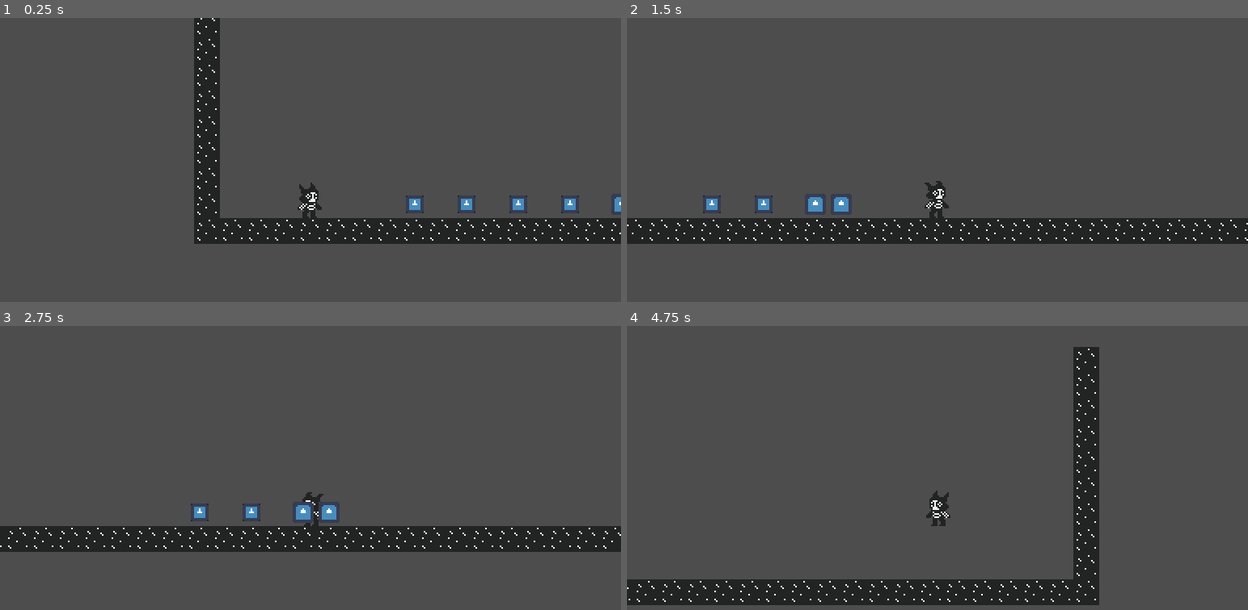
Above: before the commit, frames 1-4 (two rows, left to right).
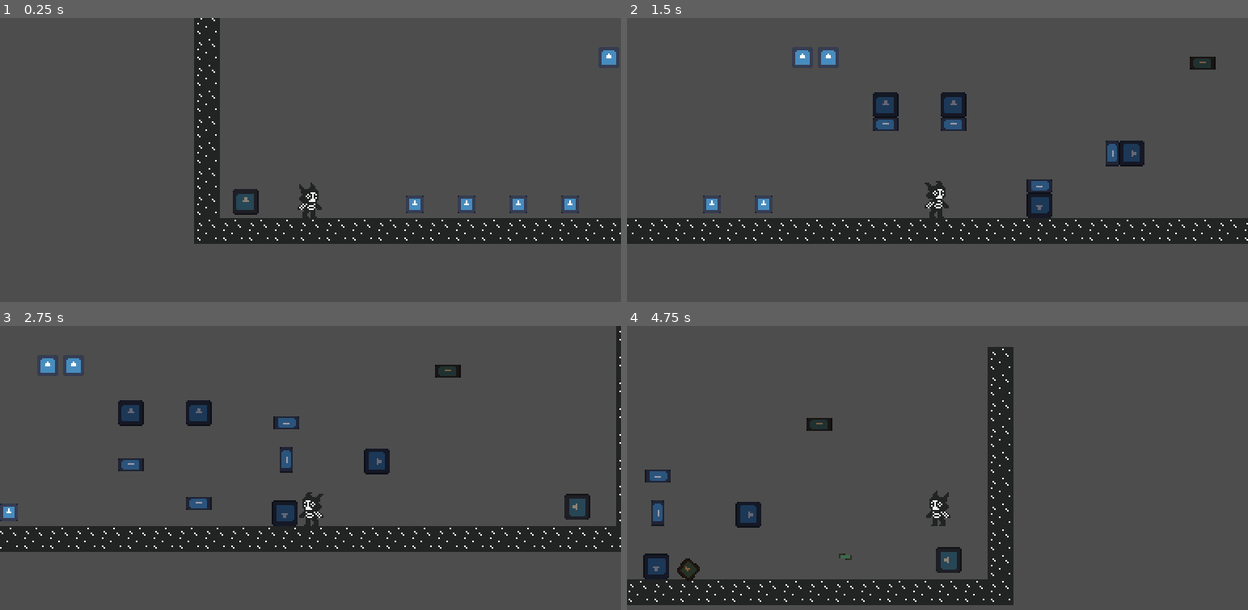
Above: after the commit, the same moments.

Repository: SpeedOfSmell/cryptid-caper
Game: Godot game, scene res://assets/game/game_screen/interactables/interactable_sandbox.tscn
Same seed, same stepped clock (60 frames per second), same inputs: the game is played once before the commit and once after it. This scene is started directly instead of the project's main scene. The engine's default icon, where the game draws it, is replaced by a stand-in: a white triangle on a blue panel in a dark square.
Inputs:
- Up to frame 1 (0.25 s): no input
- Up to frame 2 (1.5 s): tap Enter at 0.5 s; hold D (walk_right) from 0.53 s (still down); tap Shift (dash) at 0.6 s; tap Space (jump) at 0.77 s; tap S (duck) at 1.35 s
- Up to frame 3 (2.75 s): tap Space (jump) at 1.52 s; release D (walk_right) at 2.03 s; hold A (walk_left) from 2.03 s (still down); tap Shift (dash) at 2.1 s
- Up to frame 4 (4.75 s): release A (walk_left) at 2.78 s; hold D (walk_right) 2.78-4.28 s; tap S (duck) at 2.85, 4.35 s; tap Space (jump) at 3.02, 3.77, 4.52 s; tap Shift (dash) at 3.6 s; hold A (walk_left) from 4.28 s (still down)

The runs differ from the first frame. In frame 1, 0.6% of the frame differs, in the area x 37-100%, y 10-70%; in frame 2, 3.0%; in frame 3, 4.9%; in frame 4, 10%, in the area x 0-77%, y 7-99%.

Commit message:
obstacles added

Diff:
--- a/assets/game/game_screen/interactables/interactable_sandbox.tscn
+++ b/assets/game/game_screen/interactables/interactable_sandbox.tscn
@@ -5,6 +5,9 @@
 [ext_resource type="PackedScene" uid="uid://b1jbsp8xj45we" path="res://assets/game/game_screen/player/player.tscn" id="3_player"]
 [ext_resource type="PackedScene" uid="uid://d0mhcb0l0g6sy" path="res://assets/game/game_screen/interactables/relic/relic.tscn" id="4_relic"]
 [ext_resource type="PackedScene" uid="uid://bgb2sv8mxh6fd" path="res://assets/game/game_screen/interactables/obstacle/spike.tscn" id="5_spike"]
+[ext_resource type="PackedScene" uid="uid://dwjbiqvl2voqc" path="res://assets/game/game_screen/interactables/obstacle/traps/piston/piston_trap.tscn" id="6_piston"]
+[ext_resource type="PackedScene" uid="uid://dxui1ugt02bf7" path="res://assets/game/game_screen/interactables/obstacle/traps/log/log_trap.tscn" id="7_log"]
+[ext_resource type="PackedScene" uid="uid://beedmp5n2y2sx" path="res://assets/game/game_screen/interactables/obstacle/traps/dart/dart_trap.tscn" id="8_dart"]
 
 [node name="InteractableSandbox" type="Node2D" unique_id=502746101]
 script = ExtResource("1_sandbox")
@@ -27,12 +30,44 @@
 position = Vector2(136, 8)
 upgrade_type = 2
 
-[node name="DashRelic" parent="." instance=ExtResource("4_relic")]
+[node name="DashRelic" parent="." unique_id=871176782 instance=ExtResource("4_relic")]
 position = Vector2(168, 8)
 upgrade_type = 3
 
 [node name="Spike" parent="." unique_id=998460766 instance=ExtResource("5_spike")]
-position = Vector2(200, 8)
+position = Vector2(192, -83)
 
 [node name="Spike2" parent="." unique_id=1530372755 instance=ExtResource("5_spike")]
-position = Vector2(216, 8)
+position = Vector2(208, -83)
+
+[node name="PistonTrap" parent="." unique_id=1455678261 instance=ExtResource("6_piston")]
+position = Vector2(244, -54)
+
+[node name="LogTrap" parent="." unique_id=1719934265 instance=ExtResource("7_log")]
+position = Vector2(440, -80)
+roll_direction = -1
+
+[node name="DartTrap" parent="." unique_id=350469854 instance=ExtResource("8_dart")]
+position = Vector2(520, 4)
+rotation = 4.741682
+
+[node name="PistonTrap2" parent="." unique_id=1581089923 instance=ExtResource("6_piston")]
+position = Vector2(339.00003, 8)
+rotation = -3.1309774
+phase = 0.193
+
+[node name="PistonTrap3" parent="." unique_id=1446007467 instance=ExtResource("6_piston")]
+position = Vector2(396, -24)
+rotation = 1.5881419
+scale = Vector2(0.99999994, 0.99999994)
+extend_time = 0.5
+retract_time = 1.0
+
+[node name="PistonTrap4" parent="." unique_id=1155748055 instance=ExtResource("6_piston")]
+position = Vector2(286, -54)
+phase = 0.149
+
+[node name="DartTrap2" parent="." unique_id=304328767 instance=ExtResource("8_dart")]
+position = Vector2(-32, 6)
+rotation = 0.008344294
+interval = 0.5
--- a/assets/game/game_screen/interactables/obstacle/obstacle.gd
+++ b/assets/game/game_screen/interactables/obstacle/obstacle.gd
@@ -1,2 +1,6 @@
 class_name Obstacle
 extends Interactable
+
+#we have the parent super do the killing, though maybe we want to have each individual obstacle handle? but seems best
+func _on_player_touched(_player: PlayerController) -> void:
+	PlayerManager.kill()
--- a/assets/game/game_screen/interactables/obstacle/spike.gd
+++ b/assets/game/game_screen/interactables/obstacle/spike.gd
@@ -1,5 +1,2 @@
 class_name Spike
 extends Obstacle
-
-func _on_player_touched(_player: PlayerController) -> void:
-	PlayerManager.kill()
--- /dev/null
+++ b/assets/game/game_screen/interactables/obstacle/traps/dart/dart.gd
@@ -0,0 +1,26 @@
+class_name Dart
+extends Obstacle
+
+@export var speed := 220.0
+@export var max_lifetime := 3.0
+
+var _velocity := Vector2.ZERO
+var _life := 0.0
+
+func launch(direction: Vector2) -> void:
+	_velocity = direction * speed
+	rotation = direction.angle()
+
+func _ready() -> void:
+	body_entered.connect(_on_solid_entered)
+
+func _physics_process(delta: float) -> void:
+	position += _velocity * delta
+	_life += delta
+	if _life >= max_lifetime:
+		queue_free()
+
+func _on_solid_entered(body: Node2D) -> void:
+	if body is PlayerController:
+		return
+	queue_free()
--- /dev/null
+++ b/assets/game/game_screen/interactables/obstacle/traps/dart/dart.tscn
@@ -0,0 +1,22 @@
+[gd_scene format=3 uid="uid://cp3620yvroyxg"]
+
+[ext_resource type="PackedScene" uid="uid://bmi3t0kx1gnbo" path="res://assets/game/game_screen/interactables/interactable.tscn" id="1_base"]
+[ext_resource type="Script" uid="uid://cjpasiixnsjug" path="res://assets/game/game_screen/interactables/obstacle/traps/dart/dart.gd" id="2_dart"]
+[ext_resource type="Texture2D" uid="uid://bqw1cdlob2j02" path="res://icon.svg" id="3_icon"]
+
+[sub_resource type="RectangleShape2D" id="RectangleShape2D_dart"]
+size = Vector2(8, 3)
+
+[node name="Dart" unique_id=1088890121 instance=ExtResource("1_base")]
+script = ExtResource("2_dart")
+speed = 220.0
+max_lifetime = 6.0
+one_shot = true
+
+[node name="CollisionShape2D" parent="." index="0" unique_id=1821868196]
+shape = SubResource("RectangleShape2D_dart")
+
+[node name="Sprite2D" parent="." index="1" unique_id=271139163]
+modulate = Color(0.85, 0.75, 0.4, 1)
+scale = Vector2(0.0625, 0.0234375)
+texture = ExtResource("3_icon")
--- /dev/null
+++ b/assets/game/game_screen/interactables/obstacle/traps/dart/dart_trap.tscn
@@ -0,0 +1,30 @@
+[gd_scene format=3 uid="uid://beedmp5n2y2sx"]
+
+[ext_resource type="Script" uid="uid://djilk5qk3dk6y" path="res://assets/game/game_screen/interactables/obstacle/traps/obstacle_spawner.gd" id="1_spawner"]
+[ext_resource type="PackedScene" uid="uid://cp3620yvroyxg" path="res://assets/game/game_screen/interactables/obstacle/traps/dart/dart.tscn" id="2_dart"]
+[ext_resource type="Resource" uid="uid://bu6hvdg3ymq0l" path="res://assets/audio/sfx/Obstacles/Dart.tres" id="3_sfx"]
+[ext_resource type="Texture2D" uid="uid://bqw1cdlob2j02" path="res://icon.svg" id="4_icon"]
+
+[sub_resource type="RectangleShape2D" id="RectangleShape2D_block"]
+size = Vector2(16, 16)
+
+[node name="DartTrap" type="Node2D" unique_id=1945229119 node_paths=PackedStringArray("spawn_point")]
+script = ExtResource("1_spawner")
+obstacle_scene = ExtResource("2_dart")
+spawn_point = NodePath("SpawnPoint")
+interval = 1.5
+fire_sfx = ExtResource("3_sfx")
+
+[node name="Block" type="StaticBody2D" parent="." unique_id=2138832340]
+
+[node name="CollisionShape2D" type="CollisionShape2D" parent="Block" unique_id=173938244]
+shape = SubResource("RectangleShape2D_block")
+
+[node name="Sprite2D" type="Sprite2D" parent="Block" unique_id=1115426410]
+modulate = Color(0.55, 0.5, 0.45, 1)
+scale = Vector2(0.125, 0.125)
+texture = ExtResource("4_icon")
+
+[node name="SpawnPoint" type="Marker2D" parent="." unique_id=1696172261]
+position = Vector2(0, -13)
+rotation = -1.5707964
--- /dev/null
+++ b/assets/game/game_screen/interactables/obstacle/traps/log/log_trap.gd
@@ -0,0 +1,10 @@
+class_name LogTrap
+extends ObstacleSpawner
+# drops RollingLogs, which roll left or right along the floor once they land
+
+@export var roll_direction: int = 1
+
+func _launch(obstacle: Node2D) -> void:
+	var rolling_log := obstacle as RollingLog
+	if rolling_log:
+		rolling_log.roll_direction = roll_direction
--- /dev/null
+++ b/assets/game/game_screen/interactables/obstacle/traps/log/log_trap.tscn
@@ -0,0 +1,30 @@
+[gd_scene format=3 uid="uid://dxui1ugt02bf7"]
+
+[ext_resource type="Script" uid="uid://djaiht5qlxhgc" path="res://assets/game/game_screen/interactables/obstacle/traps/log/log_trap.gd" id="1_spawner"]
+[ext_resource type="PackedScene" uid="uid://bo47bp43w2nly" path="res://assets/game/game_screen/interactables/obstacle/traps/log/rolling_log.tscn" id="2_log"]
+[ext_resource type="Resource" uid="uid://chj8brwoq2t44" path="res://assets/audio/sfx/Obstacles/RockThrow.tres" id="3_sfx"]
+[ext_resource type="Texture2D" uid="uid://bqw1cdlob2j02" path="res://icon.svg" id="4_icon"]
+
+[sub_resource type="RectangleShape2D" id="RectangleShape2D_chute"]
+size = Vector2(16, 8)
+
+[node name="LogTrap" type="Node2D" unique_id=1020526506 node_paths=PackedStringArray("spawn_point")]
+script = ExtResource("1_spawner")
+obstacle_scene = ExtResource("2_log")
+max_alive = 3
+spawn_point = NodePath("SpawnPoint")
+interval = 3.0
+fire_sfx = ExtResource("3_sfx")
+
+[node name="Chute" type="StaticBody2D" parent="." unique_id=1257601624]
+
+[node name="CollisionShape2D" type="CollisionShape2D" parent="Chute" unique_id=451789652]
+shape = SubResource("RectangleShape2D_chute")
+
+[node name="Sprite2D" type="Sprite2D" parent="Chute" unique_id=1077947977]
+modulate = Color(0.45, 0.35, 0.25, 1)
+scale = Vector2(0.125, 0.0625)
+texture = ExtResource("4_icon")
+
+[node name="SpawnPoint" type="Marker2D" parent="." unique_id=1314804770]
+position = Vector2(0, 12)
--- /dev/null
+++ b/assets/game/game_screen/interactables/obstacle/traps/log/rolling_log.gd
@@ -0,0 +1,29 @@
+class_name RollingLog
+extends CharacterBody2D
+# drops from its spawner, then rolls along the floor in the direction and breaks when it rolls into a wall
+
+@export var roll_speed := 90.0
+@export var gravity := 900.0
+@export var radius := 6.0
+@export var max_lifetime := 12.0
+@export var break_sfx: SfxEvent
+
+@export var sprite: Node2D
+
+@export var roll_direction: int = 1
+var _life := 0.0
+
+func _physics_process(delta: float) -> void:
+	velocity.y += gravity * delta
+	if is_on_floor():
+		velocity.x = roll_direction * roll_speed
+	move_and_slide()
+	if sprite:
+		sprite.rotation += velocity.x * delta / radius
+
+	_life += delta
+	if is_on_wall():
+		AudioManager.play_sfx(break_sfx)
+		queue_free()
+	elif _life >= max_lifetime:
+		queue_free()
--- /dev/null
+++ b/assets/game/game_screen/interactables/obstacle/traps/log/rolling_log.tscn
@@ -0,0 +1,32 @@
+[gd_scene format=3 uid="uid://bo47bp43w2nly"]
+
+[ext_resource type="Script" uid="uid://rxtgpq65ln4g" path="res://assets/game/game_screen/interactables/obstacle/traps/log/rolling_log.gd" id="1_log"]
+[ext_resource type="Script" uid="uid://heoyfeygh4e8" path="res://assets/game/game_screen/interactables/obstacle/obstacle.gd" id="2_obstacle"]
+[ext_resource type="Resource" uid="uid://bet22tetpk8fq" path="res://assets/audio/sfx/Obstacles/RockImpact.tres" id="3_sfx"]
+[ext_resource type="Texture2D" uid="uid://bqw1cdlob2j02" path="res://icon.svg" id="4_icon"]
+
+[sub_resource type="CircleShape2D" id="CircleShape2D_body"]
+radius = 6.0
+
+[sub_resource type="CircleShape2D" id="CircleShape2D_hurt"]
+radius = 7.0
+
+[node name="RollingLog" type="CharacterBody2D" unique_id=1201488161 node_paths=PackedStringArray("sprite")]
+collision_layer = 0
+script = ExtResource("1_log")
+break_sfx = ExtResource("3_sfx")
+sprite = NodePath("Sprite2D")
+
+[node name="CollisionShape2D" type="CollisionShape2D" parent="." unique_id=1132267766]
+shape = SubResource("CircleShape2D_body")
+
+[node name="Sprite2D" type="Sprite2D" parent="." unique_id=539888349]
+modulate = Color(0.55, 0.35, 0.2, 1)
+scale = Vector2(0.09375, 0.09375)
+texture = ExtResource("4_icon")
+
+[node name="Hurtbox" type="Area2D" parent="." unique_id=2039901439]
+script = ExtResource("2_obstacle")
+
+[node name="CollisionShape2D" type="CollisionShape2D" parent="Hurtbox" unique_id=1021380144]
+shape = SubResource("CircleShape2D_hurt")
--- /dev/null
+++ b/assets/game/game_screen/interactables/obstacle/traps/obstacle_spawner.gd
@@ -0,0 +1,24 @@
+class_name ObstacleSpawner
+extends Trap
+
+@export var obstacle_scene: PackedScene #the launched obstacle
+@export var max_alive := 4
+
+@export var spawn_point: Marker2D #where obstacles appear; its rotation (local +x) is the launch direction
+
+var _alive: Array = []
+
+func _fire() -> void:
+	_alive = _alive.filter(func(node) -> bool: return is_instance_valid(node)) #convenient way to easily keep at max projectiles
+	if _alive.size() >= max_alive:
+		return
+	var obstacle := obstacle_scene.instantiate() as Node2D
+	add_sibling(obstacle)
+	obstacle.global_position = spawn_point.global_position
+	_launch(obstacle)
+	_alive.append(obstacle)
+
+#overrideable: set up the new obstacle. default sends it along the spawn point's facing
+func _launch(obstacle: Node2D) -> void:
+	if obstacle.has_method(&"launch"): #safeguard, ensure each has launch method
+		obstacle.launch(spawn_point.global_transform.x.normalized()) #spawn point faces the launch direction
--- /dev/null
+++ b/assets/game/game_screen/interactables/obstacle/traps/piston/piston_trap.gd
@@ -0,0 +1,39 @@
+class_name PistonTrap
+extends Trap
+
+@export var reach := 44.0
+@export var extend_time := 0.12
+@export var hold_time := 0.3
+@export var retract_time := 0.6
+
+@export var head: AnimatableBody2D
+# kill block of the head, should be a child of it
+@export var hurtbox: Obstacle
+
+var _head_rest: Vector2
+var _stroke: Tween
+
+func _ready() -> void:
+	#crash if no head or hurtbox
+	if head == null or hurtbox == null:
+		print("No head or hurtbox")
+		return
+	_head_rest = head.position
+	hurtbox.monitoring = false
+
+func _fire() -> void:
+	if head == null or hurtbox == null:
+		print("No head or hurtbox")
+		return
+	if _stroke:
+		_stroke.kill()
+	head.position = _head_rest
+	_stroke = create_tween()
+	_stroke.set_process_mode(Tween.TWEEN_PROCESS_PHYSICS)
+	_stroke.tween_callback(hurtbox.set_deferred.bind(&"monitoring", true))
+	_stroke.tween_property(head, "position", _head_rest + Vector2(0, reach), extend_time) \
+		.set_trans(Tween.TRANS_QUAD).set_ease(Tween.EASE_IN)
+	_stroke.tween_callback(hurtbox.set_deferred.bind(&"monitoring", false))
+	_stroke.tween_interval(hold_time)
+	_stroke.tween_property(head, "position", _head_rest, retract_time) \
+		.set_trans(Tween.TRANS_SINE).set_ease(Tween.EASE_IN_OUT)
--- /dev/null
+++ b/assets/game/game_screen/interactables/obstacle/traps/piston/piston_trap.tscn
@@ -0,0 +1,47 @@
+[gd_scene format=3 uid="uid://dwjbiqvl2voqc"]
+
+[ext_resource type="Script" uid="uid://d3ipu56i376st" path="res://assets/game/game_screen/interactables/obstacle/traps/piston/piston_trap.gd" id="1_piston"]
+[ext_resource type="Script" uid="uid://heoyfeygh4e8" path="res://assets/game/game_screen/interactables/obstacle/obstacle.gd" id="2_obstacle"]
+[ext_resource type="Texture2D" uid="uid://bqw1cdlob2j02" path="res://icon.svg" id="3_icon"]
+
+[sub_resource type="RectangleShape2D" id="RectangleShape2D_base"]
+size = Vector2(16, 16)
+
+[sub_resource type="RectangleShape2D" id="RectangleShape2D_head"]
+size = Vector2(16, 8)
+
+[sub_resource type="RectangleShape2D" id="RectangleShape2D_face"]
+size = Vector2(14, 4)
+
+[node name="PistonTrap" type="Node2D" node_paths=PackedStringArray("head", "hurtbox")]
+script = ExtResource("1_piston")
+head = NodePath("Head")
+hurtbox = NodePath("Head/Hurtbox")
+
+[node name="Base" type="StaticBody2D" parent="."]
+
+[node name="CollisionShape2D" type="CollisionShape2D" parent="Base"]
+shape = SubResource("RectangleShape2D_base")
+
+[node name="Sprite2D" type="Sprite2D" parent="Base"]
+modulate = Color(0.4, 0.4, 0.45, 1)
+scale = Vector2(0.125, 0.125)
+texture = ExtResource("3_icon")
+
+[node name="Head" type="AnimatableBody2D" parent="."]
+position = Vector2(0, 12)
+
+[node name="CollisionShape2D" type="CollisionShape2D" parent="Head"]
+shape = SubResource("RectangleShape2D_head")
+
+[node name="Sprite2D" type="Sprite2D" parent="Head"]
+modulate = Color(0.6, 0.6, 0.65, 1)
+scale = Vector2(0.125, 0.0625)
+texture = ExtResource("3_icon")
+
+[node name="Hurtbox" type="Area2D" parent="Head"]
+position = Vector2(0, 5)
+script = ExtResource("2_obstacle")
+
+[node name="CollisionShape2D" type="CollisionShape2D" parent="Head/Hurtbox"]
+shape = SubResource("RectangleShape2D_face")
--- /dev/null
+++ b/assets/game/game_screen/interactables/obstacle/traps/trap.gd
@@ -0,0 +1,45 @@
+class_name Trap
+extends Node2D
+# objects that player can't interact with, pushing out Obstacles.
+# subclasses override _fire(), telegraph for indicator before it fires.
+
+# current tree looks like
+# trap -> obstacle spawner (consumed by dart spawning scene)
+# trap -> obstacle spawner -> log trap (consumed by log spawning scene)
+# trap -> piston spawner (consumed by piston spawner scene) as it's a special case of a trap
+
+@export var interval := 2.0 #interval of firing
+@export_range(0.0, 1.0) var phase := 0.0 #delay as a fraction of interval; a row at 0, 0.25, 0.5 fires in order
+@export var telegraph_time := 0.3 #warning time
+@export var fire_sfx: SfxEvent
+
+var _elapsed := 0.0
+var _telegraphed := false
+
+#using notifications over _ready so children don't overwrite
+func _notification(what: int) -> void:
+	match what:
+		NOTIFICATION_READY:
+			_elapsed = -phase * interval
+			set_physics_process(true)
+		NOTIFICATION_PHYSICS_PROCESS:
+			_advance(get_physics_process_delta_time())
+
+func _advance(delta: float) -> void:
+	_elapsed += delta
+	if telegraph_time > 0.0 and not _telegraphed and _elapsed >= interval - telegraph_time:
+		_telegraphed = true
+		_telegraph()
+	if _elapsed >= interval:
+		_elapsed -= interval
+		_telegraphed = false
+		AudioManager.play_sfx(fire_sfx)
+		_fire()
+
+#overrideable
+func _telegraph() -> void:
+	pass
+
+#overrideable
+func _fire() -> void:
+	pass
Not shown, added: assets/game/game_screen/interactables/obstacle/traps/dart/dart.gd.uid
Not shown, added: assets/game/game_screen/interactables/obstacle/traps/log/log_trap.gd.uid
Not shown, added: assets/game/game_screen/interactables/obstacle/traps/log/rolling_log.gd.uid
Not shown, added: assets/game/game_screen/interactables/obstacle/traps/obstacle_spawner.gd.uid
Not shown, added: assets/game/game_screen/interactables/obstacle/traps/piston/piston_trap.gd.uid
Not shown, added: assets/game/game_screen/interactables/obstacle/traps/trap.gd.uid
